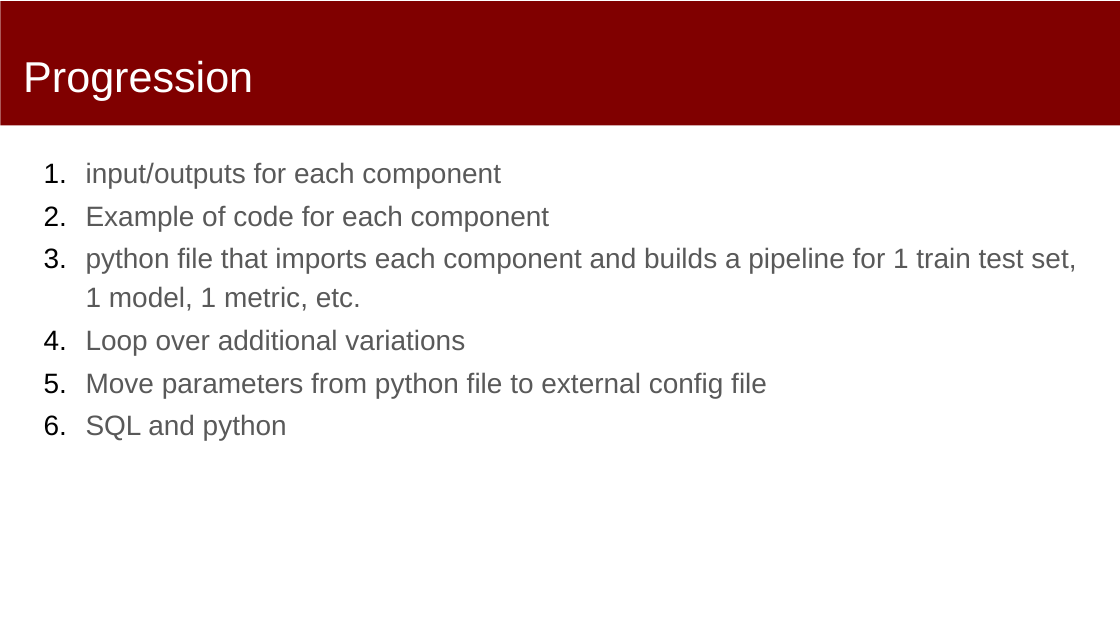
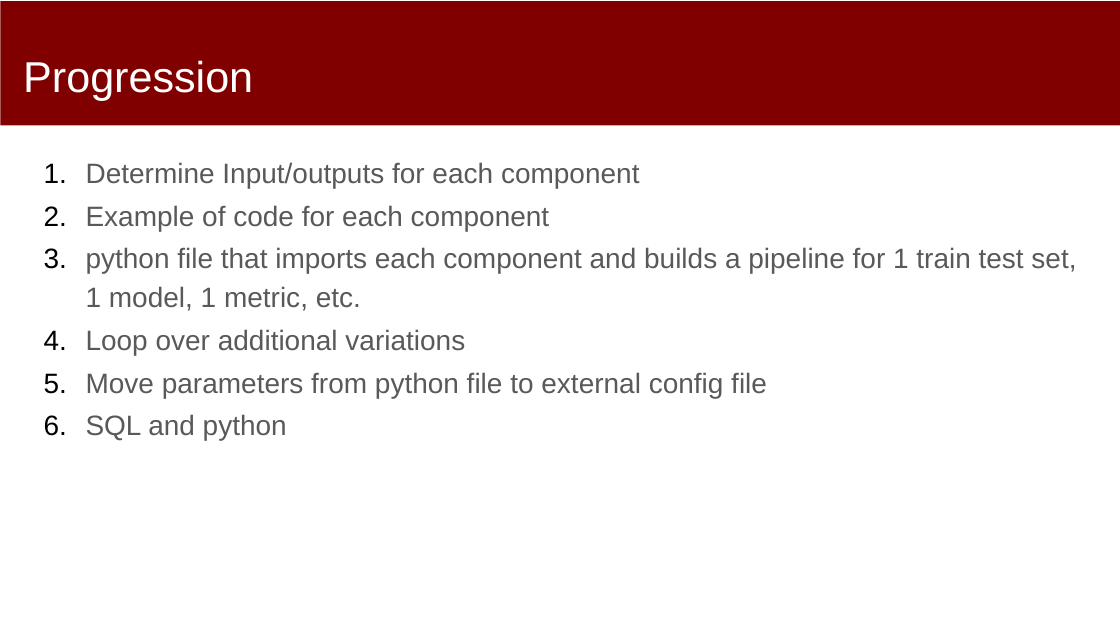
Before and after one commit to dssg/mlforpublicpolicylab, a slide deck: slide 21 of 04 - Machine Learning Pipelines/Machine-Learning-Pipelines.pptx. Drawn at 1120x630 pixels with LibreOffice and Linux fonts; fonts in the diff are those of the drawing. Boxes give left, top, right and bottom in pixels: in the first picture for what was removed or moved away, otherwise in the second. Text is boxed around its words. In the diff, an @@ line names an element or a change of style, - is before the commit and + after.

Commit message:
updated pipelines

```diff
--- a/04 - Machine Learning Pipelines/Machine-Learning-Pipelines.pptx
+++ b/04 - Machine Learning Pipelines/Machine-Learning-Pipelines.pptx
@@ text at [86, 162, 640, 188]: text changed @@
-1. input/outputs for each component
+1. Determine Input/outputs for each component
```
